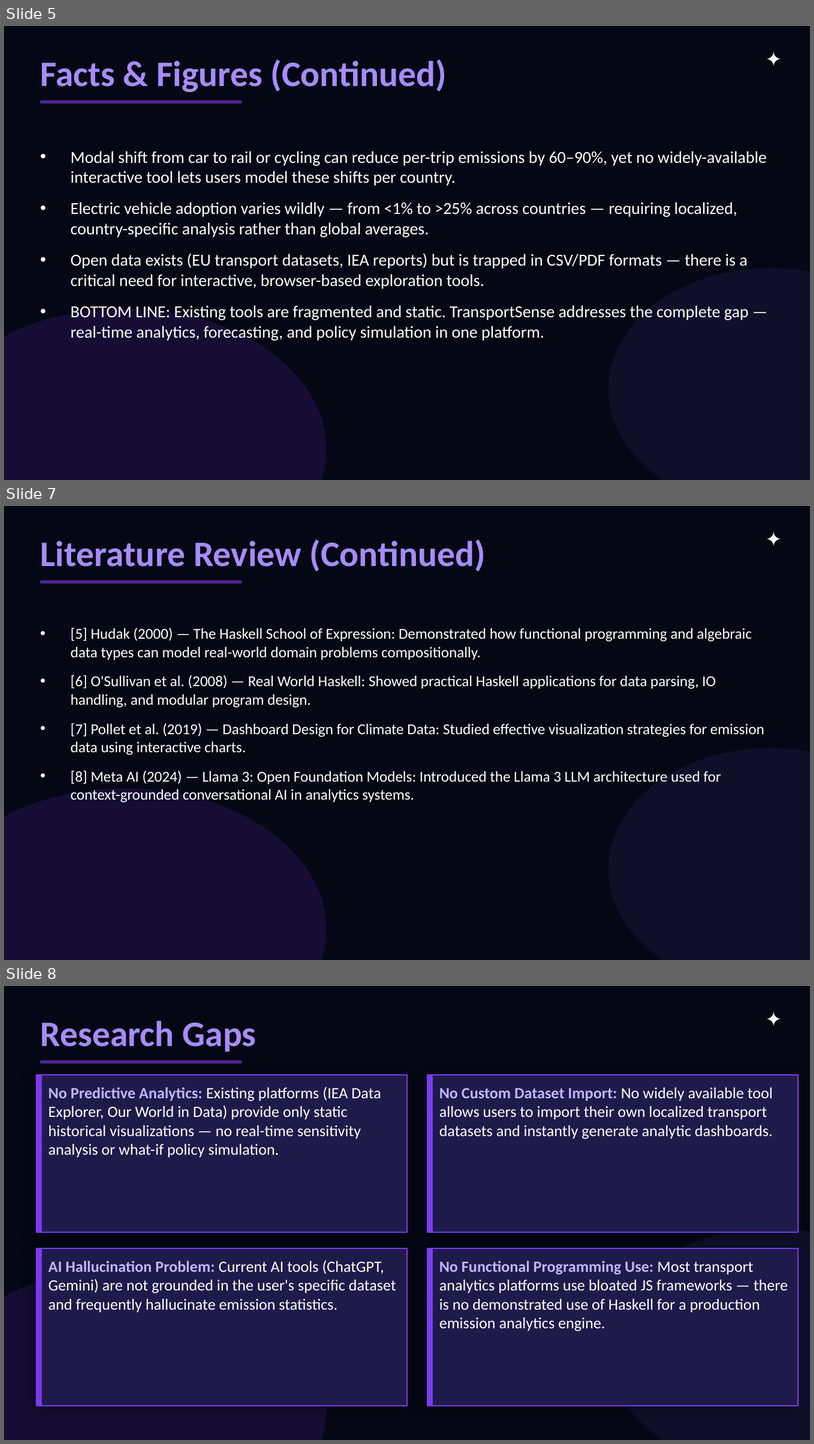
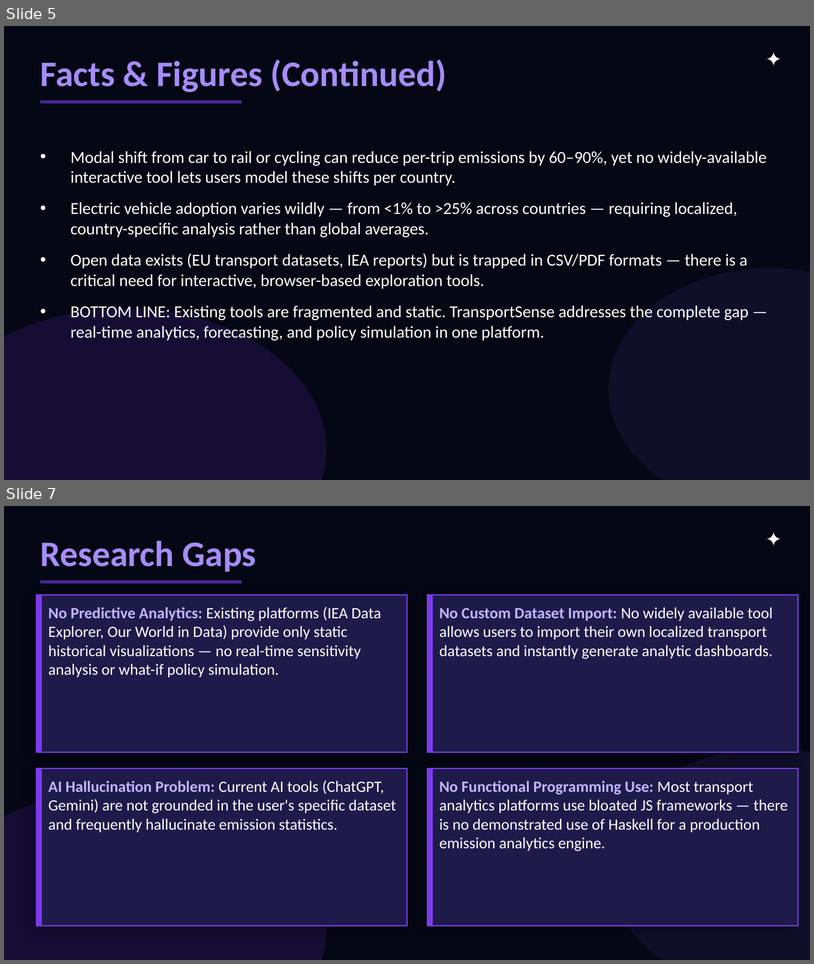
Before and after one commit to Ganath-Avinash/Traffic_Emission_Haskell, a slide deck: documentation/TransportSense_PFL.pptx. Shown one above the other, each under a label of ours: slides 5, 7 and 8 before the commit, slides 5 and 7 after it; the slides between them are not shown. The pictures are 814x1444 and 814x964 pixels, drawn with LibreOffice and Linux fonts; fonts in the diff are those of the drawing. Boxes give left, top, right and bottom in pixels: in the first picture for what was removed or moved away, otherwise in the second. Text is boxed around its words. In the diff, an @@ line names an element or a change of style, - is before the commit and + after.

```diff
--- a/documentation/TransportSense_PFL.pptx
+++ b/documentation/TransportSense_PFL.pptx
@@ slide 7 removed at [4,506,810,960], background #050814 @@
@@ text removed at [754,518,794,558] @@
-✦
@@ text removed at [40,540,486,571] @@
-Literature Review (Continued)
@@ rectangle removed at [40,580,242,583] @@
@@ text removed at [71,627,765,802] @@
-• [5] Hudak (2000) — The Haskell School of Expression: Demonstrated how functional programming and algebraic data types can model real-world domain problems compositionally.
-• [6] O'Sullivan et al. (2008) — Real World Haskell: Showed practical Haskell applications for data parsing, IO handling, and modular program design.
-• [7] Pollet et al. (2019) — Dashboard Design for Climate Data: Studied effective visualization strategies for emission data using interactive charts.
-• [8] Meta AI (2024) — Llama 3: Open Foundation Models: Introduced the Llama 3 LLM architecture used for context-grounded conversational AI in analytics systems.
@@ ellipse removed at [609,748,810,960] @@
@@ ellipse removed at [4,788,327,960] @@
@@ what was slide 8 is now slide 7 @@
```
Also in this commit, not shown: 1 slide changed, 2 other files.
